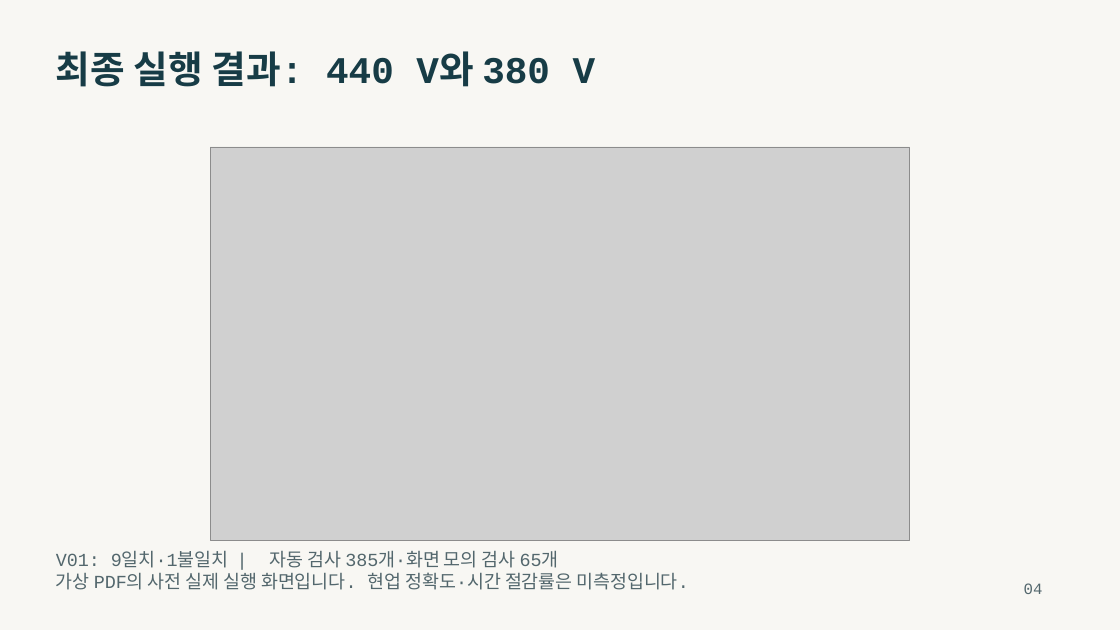
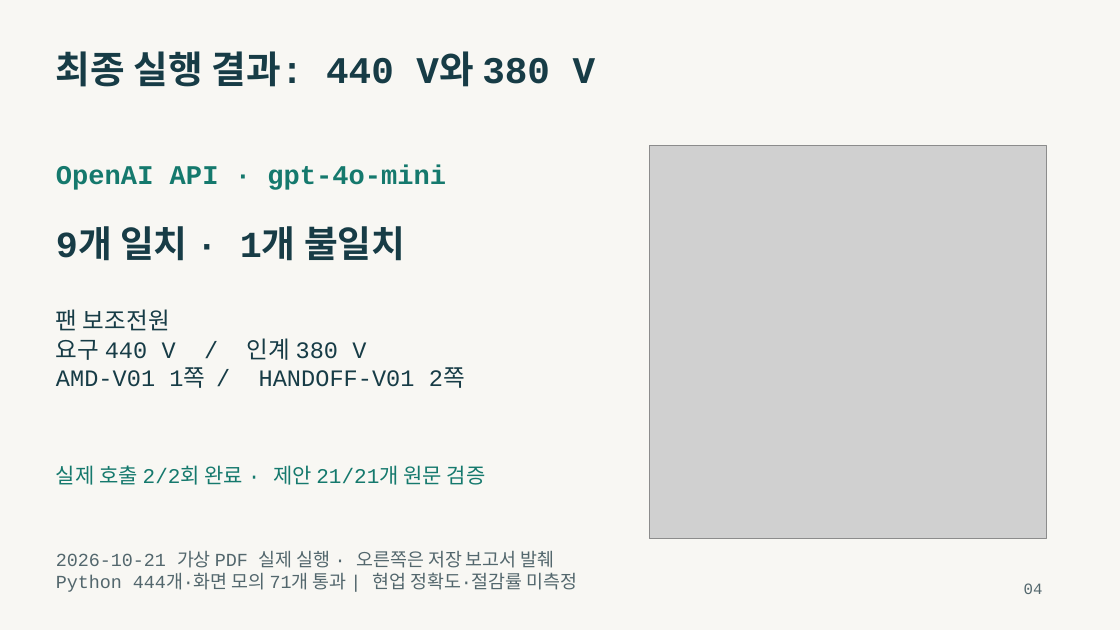
Before and after one commit to seogdo/transformer-spec-review, a slide deck: slide 4 of output/presentations/transformer-spec-review-presentation.pptx. Drawn at 1120x630 pixels with LibreOffice and Linux fonts; fonts in the diff are those of the drawing; grey boxes stand for pictures. Boxes give left, top, right and bottom in pixels: in the first picture for what was removed or moved away, otherwise in the second. Text is boxed around its words. In the diff, an @@ line names an element or a change of style, - is before the commit and + after.

Commit message:
docs: finalize OpenAI validation and presentation

```diff
--- a/output/presentations/transformer-spec-review-presentation.pptx
+++ b/output/presentations/transformer-spec-review-presentation.pptx
@@ picture: place and size @@
-picture at bbox=[210, 147, 910, 541]
+picture at bbox=[649, 145, 1047, 539]
@@ text added at bbox=[56, 165, 446, 190], 23.2 pt, text #15796D, bold @@
+OpenAI API · gpt-4o-mini
@@ text added at bbox=[56, 226, 405, 261], 31.5 pt, text #173C46, bold @@
+9개 일치 · 1개 불일치
@@ text added at bbox=[56, 309, 465, 388], 20.2 pt, text #173C46 @@
+팬 보조전원
+요구 440 V / 인계 380 V
+AMD-V01 1쪽 / HANDOFF-V01 2쪽
@@ text added at bbox=[56, 465, 486, 485], 18 pt, text #15796D @@
+실제 호출 2/2회 완료 · 제안 21/21개 원문 검증
@@ text at bbox=[56, 551, 578, 592]: text changed @@
-V01: 9일치·1불일치 | 자동 검사 385개·화면 모의 검사 65개
-가상 PDF의 사전 실제 실행 화면입니다. 현업 정확도·시간 절감률은 미측정입니다.
+2026-10-21 가상 PDF 실제 실행 · 오른쪽은 저장 보고서 발췌
+Python 444개·화면 모의 71개 통과 | 현업 정확도·절감률 미측정
```
Also in this commit, not shown: 9 other slides changed, 16 other files.
